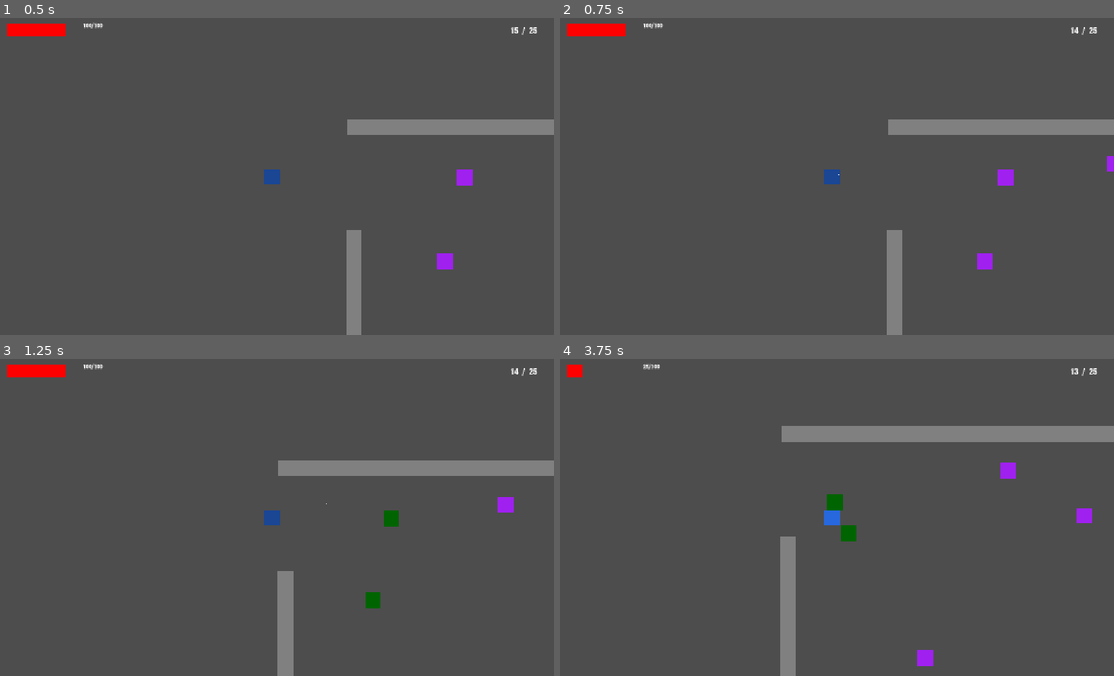
Above: before the commit, frames 1-4 (two rows, left to right).
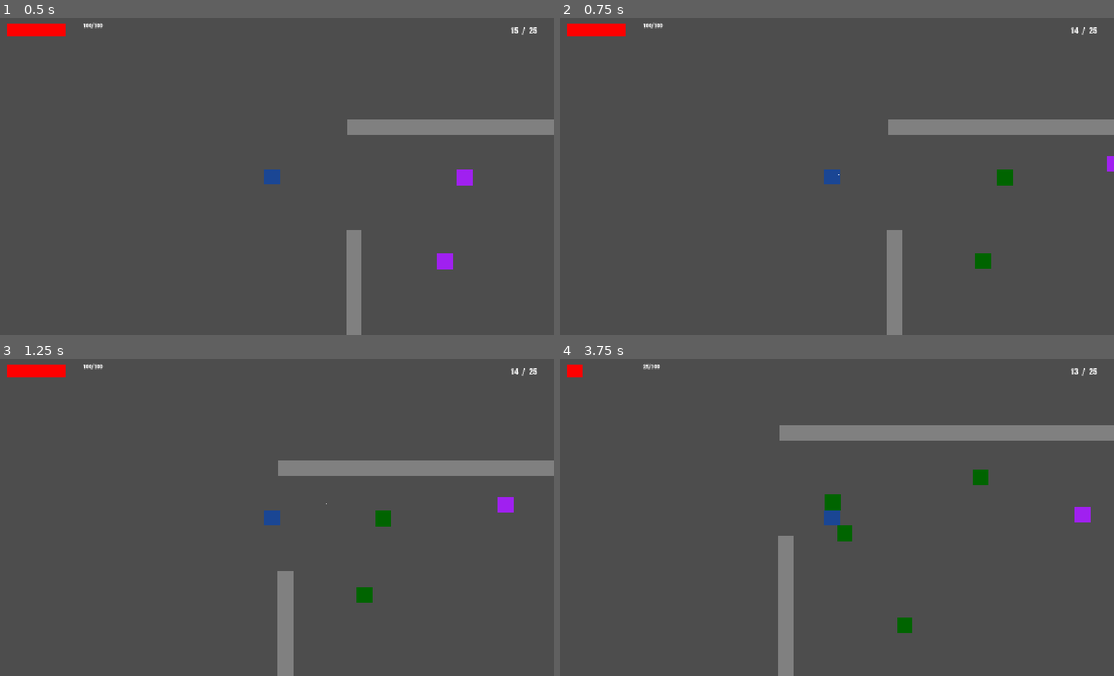
Above: after the commit, the same moments.

Repository: bk-bf/ZED
Game: Godot game, scene res://scenes/testing/movement_test.tscn
The game is run twice, just before and just after one commit, with the same random seed, the same clock (stepped at 60 frames per second) and the same inputs.
Inputs (mouse positions are in pixels of both pictures, inside the frame that each line leads up to):
- Up to frame 1 (0.5 s): no input
- Up to frame 2 (0.75 s): tap Enter at 0.5 s; move the mouse to (953, 160) at 0.52 s; hold D (move_right) from 0.53 s (still down); click (953, 160) at 0.67 s
- Up to frame 3 (1.25 s): keep holding D (move_right)
- Up to frame 4 (3.75 s): move the mouse to (720, 533) at 1.27 s; release D (move_right) at 1.28 s; hold S (move_down) 1.28-2.03 s; move the mouse to (886, 447) at 2.02 s; hold D (move_right) 2.03-2.78 s; move the mouse to (803, 580) at 2.77 s; hold W (move_up) 2.78-3.53 s; click (803, 580) at 2.92 s; move the mouse to (1003, 565) at 3.52 s; hold A (move_left) from 3.53 s (still down)

Frame 1 is identical in both runs. In frame 2, 0.3% of the frame differs, in the area x 74-82%, y 47-80%; in frame 3, 0.3%; in frame 4, 1.6%, in the area x 39-100%, y 20-100%.

Commit message:
Implements enhanced zombie pathfinding and sight mechanics
Overhauls zombie AI behavior with smarter chase mechanics and obstacle avoidance:

- Adds line-of-sight checks and proper sight range detection
- Implements semi-intelligent pathfinding around obstacles using ray casting
- Introduces movement randomization to prevent zombie clustering
- Improves collision handling between zombies and walls
- Fixes player death handling and data reset functionality
- Adds a comprehensive bug tracker

Completes implementation of chase behavior optimization subtasks, with only some bugs to fix (tracked by BUG_TRACKER.md)

Diff:
--- a/scenes/gameplay/enemies/zombie.tscn
+++ b/scenes/gameplay/enemies/zombie.tscn
@@ -1,16 +1,25 @@
-[gd_scene load_steps=4 format=3 uid="uid://dsvwgterct27"]
+[gd_scene load_steps=5 format=3 uid="uid://dsvwgterct27"]
 
 [ext_resource type="Script" uid="uid://gor1acg3lxpy" path="res://scripts/mechanics/zombie.gd" id="1_opfcu"]
+
+[sub_resource type="CircleShape2D" id="CircleShape2D_opfcu"]
+radius = 20.0
 
 [sub_resource type="RectangleShape2D" id="RectangleShape2D_8ey4e"]
 size = Vector2(32, 32)
 
-[sub_resource type="CircleShape2D" id="CircleShape2D_opfcu"]
-radius = 20.0
+[sub_resource type="CircleShape2D" id="CircleShape2D_v8sk5"]
+radius = 350.0
 
 [node name="Zombie" type="CharacterBody2D"]
 collision_layer = 2
 script = ExtResource("1_opfcu")
+
+[node name="DamageArea" type="Area2D" parent="."]
+collision_layer = 0
+
+[node name="CollisionShape2D" type="CollisionShape2D" parent="DamageArea"]
+shape = SubResource("CircleShape2D_opfcu")
 
 [node name="CollisionShape2D" type="CollisionShape2D" parent="."]
 shape = SubResource("RectangleShape2D_8ey4e")
@@ -31,8 +40,8 @@
 color = Color(0.662215, 0.215734, 0.193434, 1)
 metadata/_edit_use_anchors_ = true
 
-[node name="DamageArea" type="Area2D" parent="."]
+[node name="SightRange" type="Area2D" parent="."]
 collision_layer = 0
 
-[node name="CollisionShape2D" type="CollisionShape2D" parent="DamageArea"]
-shape = SubResource("CircleShape2D_opfcu")
+[node name="CollisionShape2D" type="CollisionShape2D" parent="SightRange"]
+shape = SubResource("CircleShape2D_v8sk5")
--- a/scenes/testing/horizontal_wall.tscn
+++ b/scenes/testing/horizontal_wall.tscn
@@ -4,7 +4,7 @@
 size = Vector2(800, 32)
 
 [node name="HorizontalWall" type="StaticBody2D"]
-collision_layer = 8
+collision_layer = 136
 
 [node name="CollisionShape2D" type="CollisionShape2D" parent="."]
 shape = SubResource("RectangleShape2D_ie580")
--- a/scenes/testing/vertical_wall.tscn
+++ b/scenes/testing/vertical_wall.tscn
@@ -4,7 +4,7 @@
 size = Vector2(800, 32)
 
 [node name="VerticalWall" type="StaticBody2D"]
-collision_layer = 8
+collision_layer = 136
 
 [node name="CollisionShape2D" type="CollisionShape2D" parent="."]
 rotation = 1.5708
--- a/scripts/entities/player_data.gd
+++ b/scripts/entities/player_data.gd
@@ -2,7 +2,6 @@
 extends Node
 class_name PlayerData
 
-@export var instance_id: int = 0
 @export var position: Vector2 = Vector2.ZERO
 @export var health: int = 100
 @export var max_health: int = 100
@@ -14,6 +13,7 @@
 @export var resistances := {DamageInterface.DamageType.CONTACT: 0.0} # 20% contact resistance
 
 signal ammo_changed(current_ammo: int, max_ammo: int)
+signal health_changed(health: int, max_health: int)
 
 func _ready():
 	# Initialize ItemData database
@@ -72,3 +72,19 @@
 
 	DebugManager.log_debug("PlayerData: Item type not handled: " + str(item_data.type))
 	return false
+
+func reset_to_defaults():
+	"""Reset player data to starting values for new game/death"""
+	health = max_health
+
+	# Reset ammo to starting amount from ItemData
+	var ammo_item = ItemData.get_item_by_id("placeholder_pistol_ammo")
+	if ammo_item:
+		current_ammo = 15 # Starting ammo amount
+		max_ammo = ammo_item.stack_size
+
+	# Emit signals to update UI
+	health_changed.emit(health)
+	ammo_changed.emit(current_ammo)
+
+	print("PlayerData reset to defaults - Health: ", health, ", Ammo: ", current_ammo)
--- a/scripts/entities/zombie_data.gd
+++ b/scripts/entities/zombie_data.gd
@@ -2,13 +2,12 @@
 extends Resource
 class_name ZombieData
 
-@export var instance_id: int = -1
 @export var position: Vector2 = Vector2.ZERO
 @export var health: int = 100
 @export var speed: float = 50.0
 @export var max_health: int = 100
 @export var damage: int = 25
-@export var sight_range: float = 300.0
+@export var sight_range: float = 350.0 # Used in Area2D for sight detection
 @export var target_position: Vector2 = Vector2.ZERO
 @export var is_active: bool = true
 
--- a/scripts/mechanics/player_controller.gd
+++ b/scripts/mechanics/player_controller.gd
@@ -96,18 +96,20 @@
 		die()
 
 func die():
-	"""Handle player death - restart scene for Day 3 consequence simulation"""
+	"""Handle player death - restart scene"""
 	print("Player died! Restarting scene...")
 
 	# Visual death feedback
 	modulate = Color.RED
 
-	# FIX: Reset debug stats before scene restart
-	DebugManager.reset_ai_stats()
-
 	# Brief delay before restart
 	await get_tree().create_timer(1.0).timeout
 	get_tree().reload_current_scene()
+
+	# FIX: Reset debug stats before scene restart
+	DebugManager.reset_ai_stats()
+	# Reset PlayerData singleton to default values
+	PlayerDataAutoload.reset_to_defaults()
 
 func heal(amount: int):
 	"""Heal player up to max health"""
--- a/scripts/mechanics/zombie.gd
+++ b/scripts/mechanics/zombie.gd
@@ -8,38 +8,82 @@
 var damage_area: Area2D # Store reference to damage area
 var player_in_damage_area: bool = false # Track if player is in damage area
 
+
 func _ready():
-	# Initialize ZombieData if not assigned
+	_initialize_zombie_data()
+	_setup_damage_area()
+	_setup_sight_range()
+	_setup_collision_layers()
+	_setup_visual_state()
+	add_to_group("zombies")
+
+func _initialize_zombie_data():
 	if not zombie_data:
 		zombie_data = ZombieData.new()
 		print("Created new ZombieData - Health: ", zombie_data.health, "/", zombie_data.max_health)
 
-	call_deferred("_set_zombie_color") # set color after ready to avoid conflicts with physics state
-	# Create damage detection area
+func _setup_damage_area():
 	damage_area = Area2D.new()
 	damage_area.name = "DamageArea"
 	add_child(damage_area)
 
-	# Create collision shape for damage area
 	var damage_collision = CollisionShape2D.new()
 	var damage_shape = CircleShape2D.new()
 	damage_shape.radius = 25
 	damage_collision.shape = damage_shape
 	damage_area.add_child(damage_collision)
 
-	# Set collision layers for damage detection
 	damage_area.collision_mask = PhysicsLayers.PLAYER
 	damage_area.collision_layer = 0
 
-	# Connect both enter AND exit signals
+	_connect_damage_signals()
+
+func _setup_sight_range():
+	var sight_range = $SightRange
+	sight_range.collision_layer = 0
+	sight_range.collision_mask = PhysicsLayers.PLAYER
+
+	_connect_sight_signals()
+
+func _setup_collision_layers():
+	collision_layer = PhysicsLayers.ENEMIES
+	collision_mask = PhysicsLayers.PLAYER | PhysicsLayers.WALLS
+
+func _setup_visual_state():
+	call_deferred("_set_zombie_color")
+
+func _connect_damage_signals():
 	damage_area.body_entered.connect(_on_damage_area_body_entered)
 	damage_area.body_exited.connect(_on_damage_area_body_exited)
 
-	# add to "zombies" group for tracking
-	add_to_group("zombies")
-
-	print("Zombie damage area setup complete")
-
+func _connect_sight_signals():
+	var sight_range = $SightRange
+	sight_range.body_entered.connect(_on_player_entered_sight)
+	sight_range.body_exited.connect(_on_player_left_sight)
+
+func _on_player_entered_sight(body):
+	if body.is_in_group("player") and _has_line_of_sight(body):
+		zombie_data.state = ZombieData.ZombieState.CHASING
+		zombie_data.target_position = body.global_position
+		call_deferred("_set_zombie_color")
+
+func _has_line_of_sight(player) -> bool:
+	var space_state = get_world_2d().direct_space_state
+	var query = PhysicsRayQueryParameters2D.create(
+		global_position,
+		player.global_position
+	)
+	query.collision_mask = PhysicsLayers.WALLS # Only check for walls
+	query.exclude = [self] # Don't hit the zombie itself
+
+	var result = space_state.intersect_ray(query)
+	return result.is_empty() # True if no walls block the view
+
+func _on_player_left_sight(body):
+	if body.is_in_group("player"):
+		# Don't immediately go IDLE - we have a target position to search
+		# The chase_player method will handle reaching the target
+		pass
 
 func _physics_process(delta):
 	if not zombie_data:
@@ -47,53 +91,84 @@
 
 	match zombie_data.state:
 		ZombieData.ZombieState.IDLE:
-			detect_player()
+			# Do nothing - wait for sight range signal
+			pass
 		ZombieData.ZombieState.CHASING:
-			chase_player(delta)
-
-func detect_player():
+			chase_target(delta)
+
+
+func _get_avoidance_direction(target_direction: Vector2) -> Vector2:
+	var space_state = get_world_2d().direct_space_state
+
+	# Check if direct path is blocked
+	var query = PhysicsRayQueryParameters2D.create(
+		global_position,
+		global_position + target_direction * 64.0 # Look ahead 64 pixels
+	)
+	query.collision_mask = PhysicsLayers.WALLS
+	query.exclude = [self]
+
+	var result = space_state.intersect_ray(query)
+
+	if result.is_empty():
+		# Direct path is clear
+		return target_direction
+
+	# Path is blocked, try left and right alternatives
+	var left_direction = target_direction.rotated(-PI / 3) # 60 degrees left
+	var right_direction = target_direction.rotated(PI / 3) # 60 degrees right
+
+	# Test left path
+	query.to = global_position + left_direction * 64.0
+	var left_result = space_state.intersect_ray(query)
+
+	# Test right path
+	query.to = global_position + right_direction * 64.0
+	var right_result = space_state.intersect_ray(query)
+
+	# Choose the clearest path
+	if left_result.is_empty() and right_result.is_empty():
+		# Both paths clear, choose randomly to prevent predictable behavior
+		return left_direction if randf() > 0.5 else right_direction
+	elif left_result.is_empty():
+		return left_direction
+	elif right_result.is_empty():
+		return right_direction
+	else:
+		# Both blocked, try sharper angles
+		return target_direction.rotated(PI / 2) # 90 degree turn
+
+func chase_target(delta):
 	var player = get_tree().get_first_node_in_group("player")
-	if player and global_position.distance_to(player.global_position) <= zombie_data.sight_range:
-		zombie_data.state = ZombieData.ZombieState.CHASING
-		call_deferred("_set_zombie_color")
-
-func lose_player():
-	var player = get_tree().get_first_node_in_group("player")
-	if not player:
+
+	if player and _is_player_in_sight_range(player) and _has_line_of_sight(player):
+		# Player is visible - chase directly with obstacle avoidance
+		var target_direction = (player.global_position - global_position).normalized()
+		var movement_direction = _get_avoidance_direction(target_direction)
+		velocity = movement_direction * zombie_data.speed
+		zombie_data.target_position = player.global_position
+
+	elif zombie_data.target_position != Vector2.ZERO:
+		# Player not visible - move to last known position with avoidance
+		var target_direction = (zombie_data.target_position - global_position).normalized()
+		var movement_direction = _get_avoidance_direction(target_direction)
+		velocity = movement_direction * zombie_data.speed * 0.7
+
+		if global_position.distance_to(zombie_data.target_position) < 32.0:
+			zombie_data.target_position = Vector2.ZERO
+			zombie_data.state = ZombieData.ZombieState.IDLE
+			call_deferred("_set_zombie_color")
+	else:
 		zombie_data.state = ZombieData.ZombieState.IDLE
 		call_deferred("_set_zombie_color")
-		return
-
-	var distance = global_position.distance_to(player.global_position)
-	var lose_range = zombie_data.sight_range + 50.0
-
-	if distance > lose_range:
-		zombie_data.state = ZombieData.ZombieState.IDLE
-		zombie_data.target_position = Vector2.ZERO
-		call_deferred("_set_zombie_color")
-
-func chase_player(delta):
-	# First check if we should lose the target
-	lose_player()
-
-	# Only continue chasing if still in CHASING state
-	if zombie_data.state != ZombieData.ZombieState.CHASING:
-		return
-
-	var direction = get_direction_to_player()
-	if direction != Vector2.ZERO:
-		velocity = direction * zombie_data.speed
-		move_and_slide()
-
-		# Update target position for pathfinding
-		var player = get_tree().get_first_node_in_group("player")
-		if player:
-			zombie_data.target_position = player.global_position
-
-
-func move_toward_target(delta, direction):
-	velocity = direction * zombie_data.speed
+
 	move_and_slide()
+
+
+func _is_player_in_sight_range(player) -> bool:
+	var sight_range = $SightRange
+	return sight_range.overlaps_body(player)
+
 
 func _process(delta):
 	zombie_data.update_cooldown(delta)
Not shown, added: docs/overview/BUG_TRACKER.md
Not shown, changed: docs/overview/DAILY_TASKS.md
